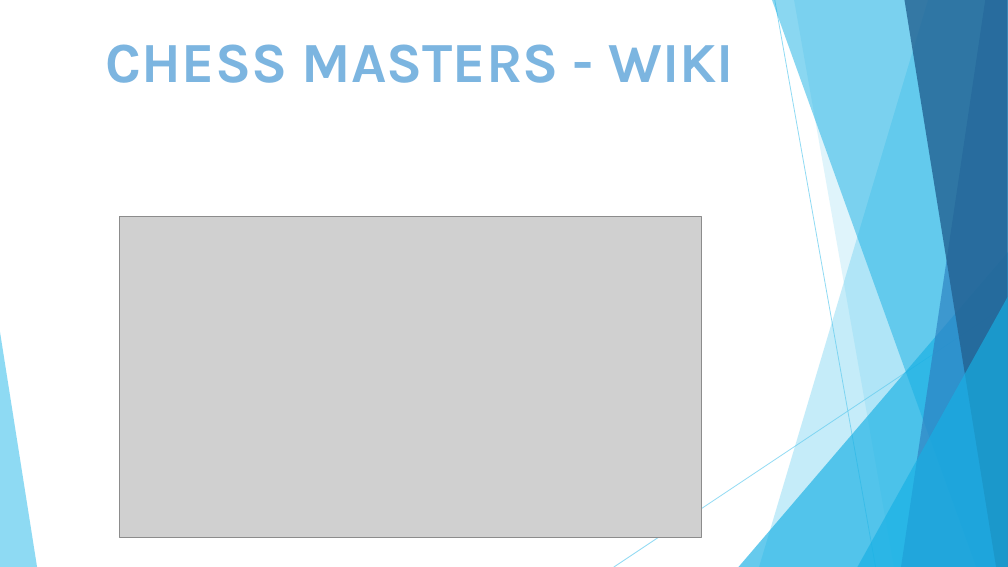
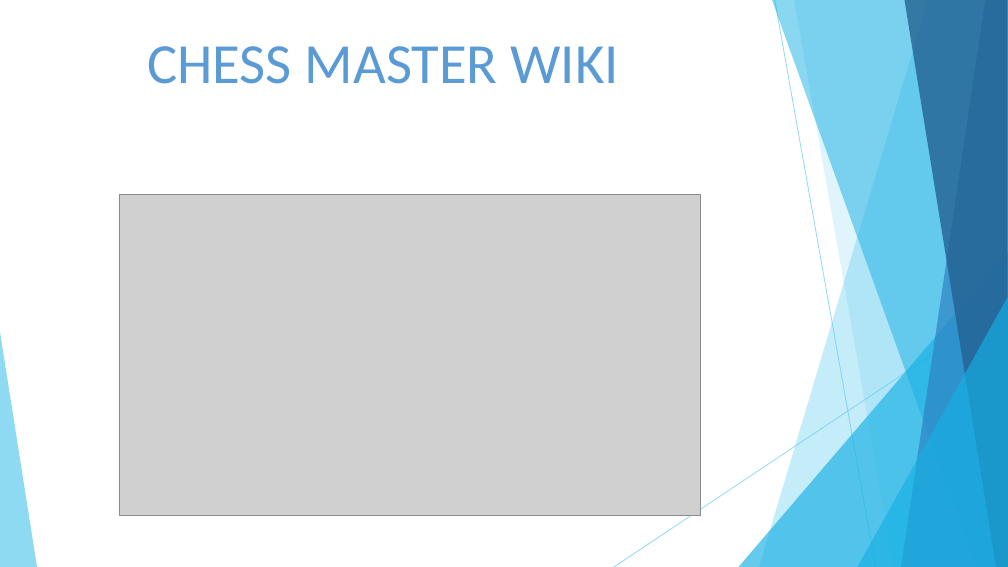
Before and after one commit to Code4Tarnovo/CMD, a slide deck: slide 2 of хакатон-2016.odp. Drawn at 1008x567 pixels with LibreOffice and Linux fonts; fonts in the diff are those of the drawing; grey boxes stand for pictures. Boxes give left, top, right and bottom in pixels: in the first picture for what was removed or moved away, otherwise in the second. Text is boxed around its words. In the diff, an @@ line names an element or a change of style, - is before the commit and + after.

```diff
--- a/хакатон-2016.odp
+++ b/хакатон-2016.odp
@@ free "CHESS MASTER WIKI": place and size @@
-free "CHESS MASTER WIKI" at <box>98,23,743,98</box>
+free "CHESS MASTER WIKI" at <box>140,23,627,99</box>
@@ text in free at <box>147,46,618,84</box>: text changed; font Karla to Calibri; text colour #7CB5E0 to #5B9BD5; bold off @@
-CHESS MASTERS - WIKI
+CHESS MASTER WIKI
@@ picture: place and size @@
-picture at <box>119,217,701,538</box>
+picture at <box>119,194,700,515</box>
```
Also in this commit, not shown: 6 other slides changed, 5 other files.
